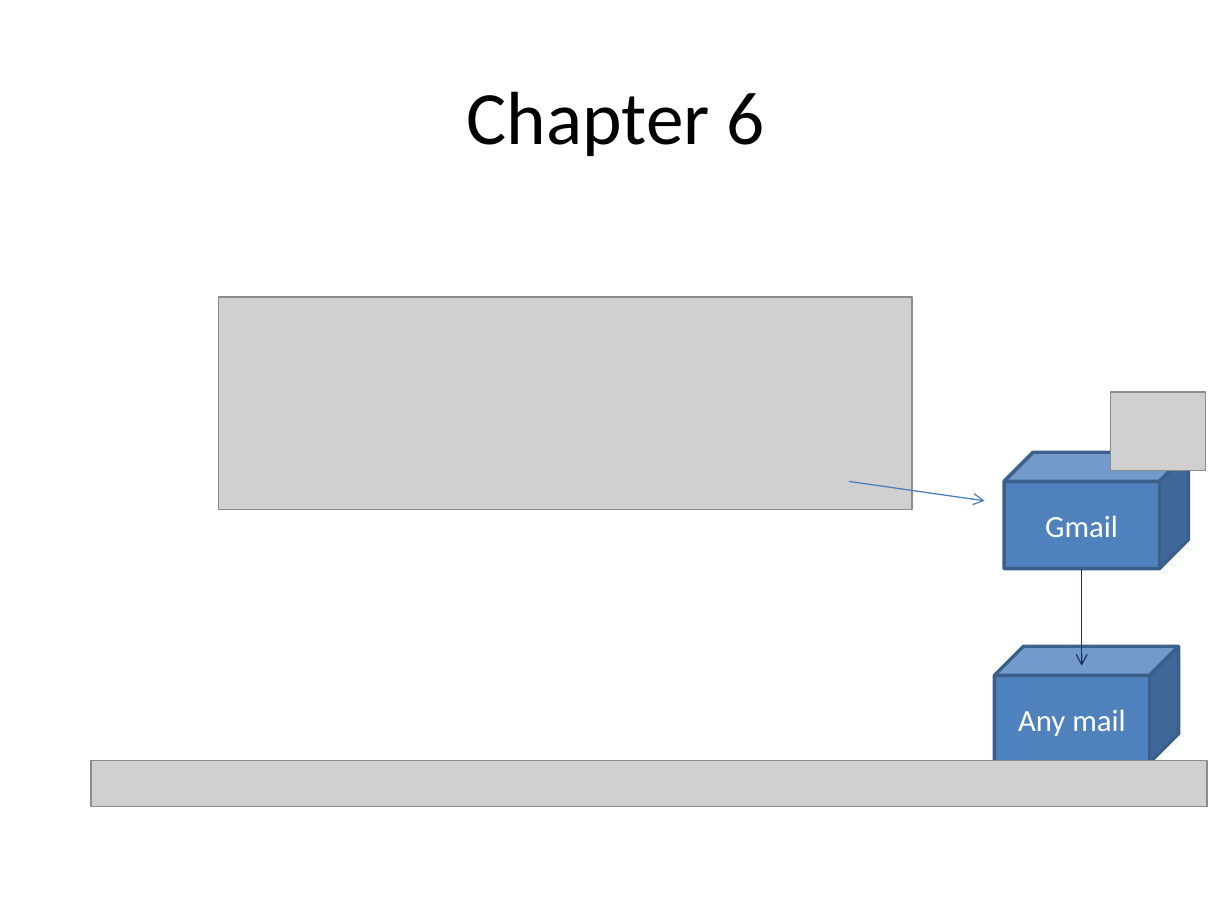
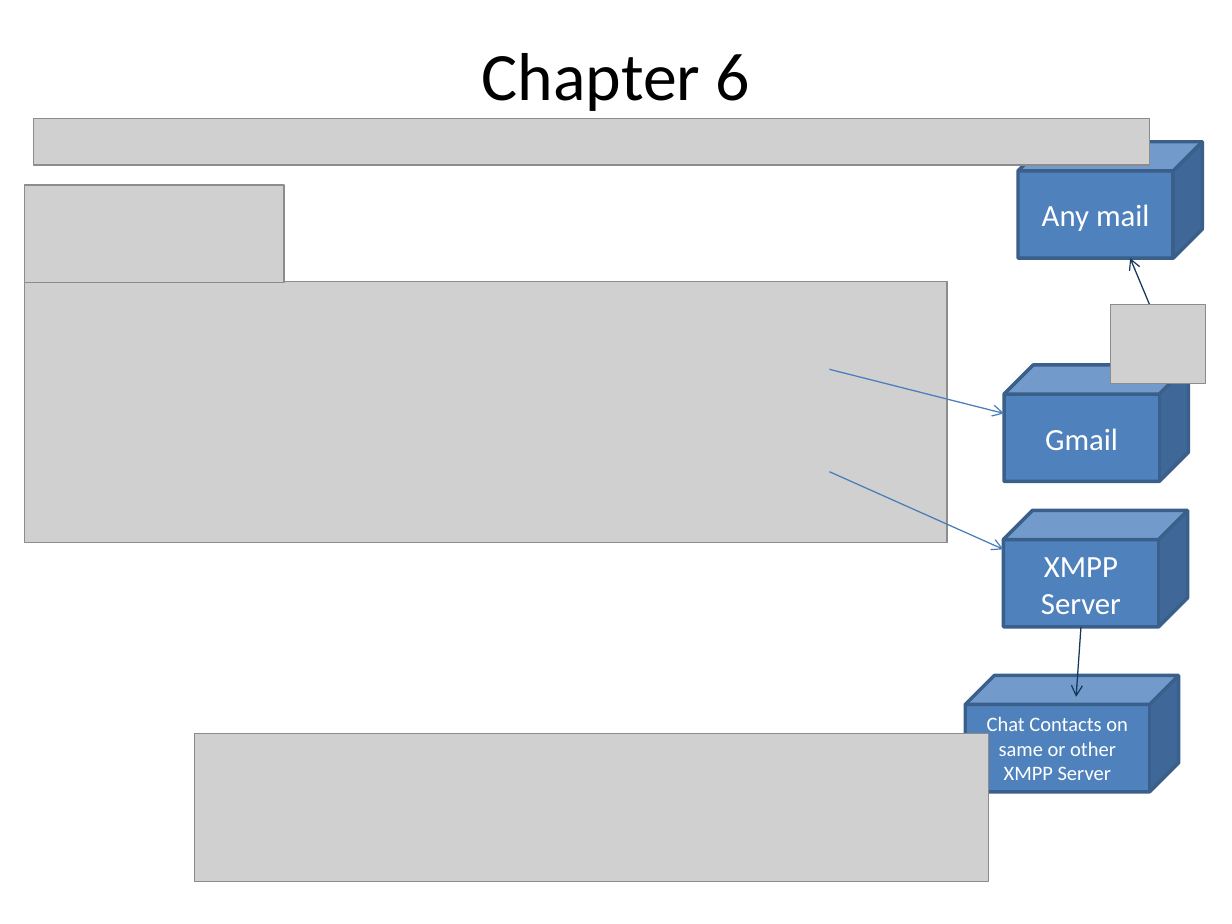
Before and after one commit to lucasjellema/soasuitehandbook, a slide deck: slide 4 of ChapterOverviews_picturesOfService.pptx. Drawn at 1232x924 pixels with LibreOffice and Linux fonts; fonts in the diff are those of the drawing; grey boxes stand for pictures. Boxes give left, top, right and bottom in pixels: in the first picture for what was removed or moved away, otherwise in the second. Text is boxed around its words. In the diff, an @@ line names an element or a change of style, - is before the commit and + after.

Commit message:
Added Chapter 6 overview
Overview of chapter 6 applications and interactions

```diff
--- a/ChapterOverviews_picturesOfService.pptx
+++ b/ChapterOverviews_picturesOfService.pptx
@@ title "Chapter 6" at <box>482,53,750,111</box>: size 44 to 39.6 pt @@
@@ picture: place and size @@
-picture at <box>91,760,1207,807</box>
+picture at <box>33,118,1149,165</box>
@@ cube "Any mail": place and size @@
-cube "Any mail" at <box>994,647,1179,763</box>
+cube "Any mail" at <box>1018,142,1202,257</box>
@@ picture added at <box>25,185,285,282</box> @@
@@ arrow added from (1149, 304) to (1130, 259), #17375E 0.75 pt @@
@@ picture: place and size @@
-picture at <box>218,297,912,510</box>
+picture at <box>25,281,947,542</box>
@@ picture: place and size @@
-picture at <box>1111,392,1206,471</box>
+picture at <box>1111,304,1206,383</box>
@@ arrow moved from (849, 482) - (984, 500) to (829, 370) - (1004, 414) @@
@@ cube "Gmail": place and size @@
-cube "Gmail" at <box>1004,452,1189,568</box>
+cube "Gmail" at <box>1004,365,1189,480</box>
@@ arrow added from (829, 472) to (1003, 549), #4B7EBC 0.75 pt @@
@@ cube added at <box>1003,510,1188,626</box>, fill #4F81BD, outline #3A5F8C 2 pt, 18 pt, text #FFFFFF @@
+XMPP Server
@@ arrow moved from (1082, 569) - (1082, 665) to (1080, 627) - (1076, 697) @@
@@ cube added at <box>965,675,1178,791</box>, fill #4F81BD, outline #3A5F8C 2 pt, 12 pt, text #FFFFFF @@
+Chat Contacts on same or other XMPP Server
@@ picture added at <box>195,733,988,881</box> @@
```
Also in this commit, not shown: 1 slide added.
